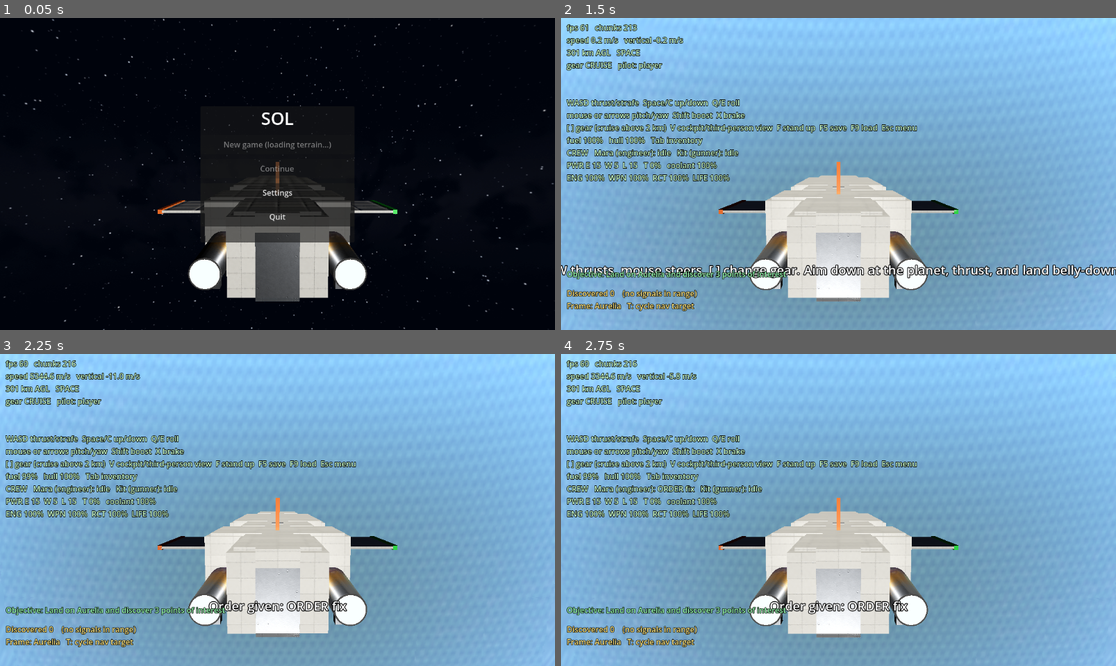
Above: before the commit, frames 1-4 (two rows, left to right).
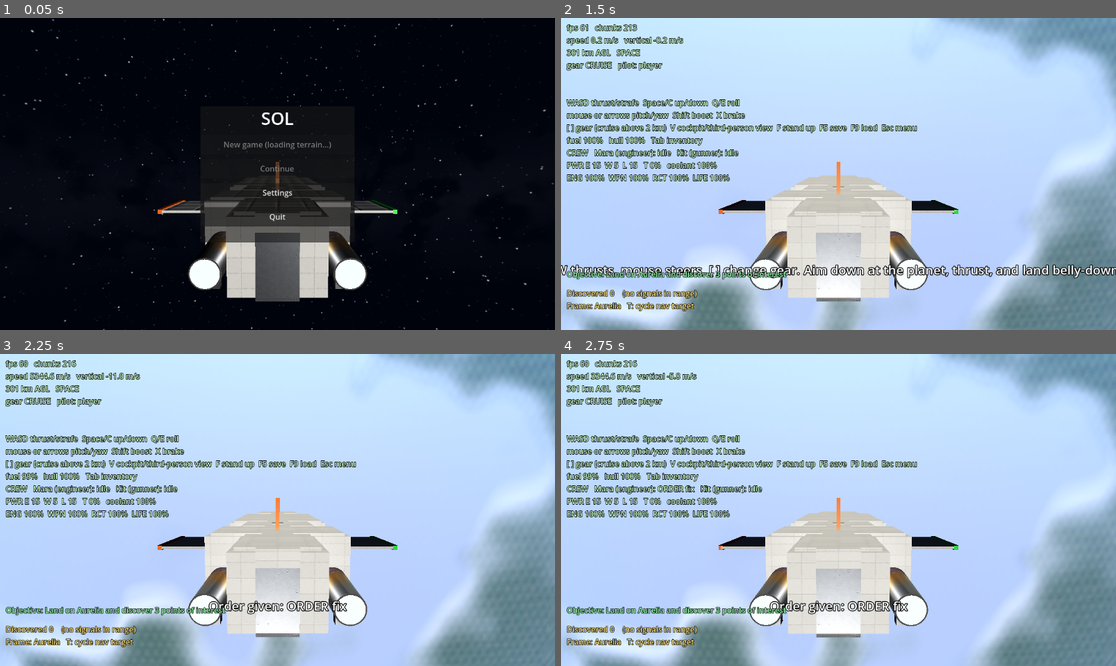
Above: after the commit, the same moments.

Repository: dryweather-2544/Sol
Game: Godot game, scene res://scenes/main.tscn
Two runs of this game, one before a commit and one after it. Both use one fixed random seed, a clock stepped at 60 frames per second and the inputs below.
Inputs (mouse positions are in pixels of both pictures, inside the frame that each line leads up to):
- Up to frame 1 (0.05 s): no input
- Up to frame 2 (1.5 s): tap Enter at 0.5 s; move the mouse to (960, 158) at 0.52 s; hold E (roll_right) 0.53-1.25 s; hold Shift (boost) 0.53-1.25 s; click (960, 158) at 0.67 s; click "New game" at 1.25 s
- Up to frame 3 (2.25 s): tap Space (move_up) at 2 s; move the mouse to (249, 510) at 2.02 s; hold ] (gear_up) from 2.03 s (still down); tap R (crew_fix) at 2.1 s
- Up to frame 4 (2.75 s): keep holding ] (gear_up)

Frame 1 is identical in both runs. In frame 2, 83% of the frame differs, in the area x 0-100%, y 0-100%; in frame 3, 84%; in frame 4, 84%.

Commit message:
Add a procedural cloud layer seen from orbit and high altitude
CloudShell draws a thin cloud sphere above each world that has clouds: 3D
value-noise weather (no texture, no poles or seams), contrast-stretched so
there is clear sky between systems, lit with a soft terminator and two
sun-ward samples for self-shadowing, drifting slowly. It fades out and is
discarded from inside the layer (in-cloud flying is a later step). Per-world
coverage, colour and altitude on BodyDef (Aurelia 0.42 white, Cinder thick
ochre, Verdant teal-white, airless worlds none); GameSettings.clouds is the
switch. Atmosphere sun intensity lowered to 16 so the planet is not washed out.

Co-Authored-By: Claude Sonnet 5.5 <noreply@anthropic.com>

Diff:
--- a/data/shaders/atmosphere_scatter.gdshader
+++ b/data/shaders/atmosphere_scatter.gdshader
@@ -20,7 +20,7 @@
 group_uniforms scattering;
 uniform float kr : hint_range(0.0, 0.02) = 0.0035;          // Rayleigh scattering coefficient
 uniform float km : hint_range(0.0, 0.02) = 0.001;           // Mie scattering coefficient
-uniform float sun_intensity : hint_range(0.0, 120.0) = 30.0;
+uniform float sun_intensity : hint_range(0.0, 120.0) = 16.0;
 uniform float g : hint_range(-1.0, 0.0) = -0.95;            // Mie phase asymmetry
 uniform float scale_depth : hint_range(0.01, 1.0) = 0.25;   // altitude fraction of average density
 uniform int num_samples : hint_range(1, 12) = 5;
--- /dev/null
+++ b/data/shaders/cloud_shell.gdshader
@@ -0,0 +1,102 @@
+// Sol original: a thin cloud layer on a shell sphere, seen from above it (orbit and high altitude). Procedural: the weather is 3D
+// value-noise fbm sampled at the unit direction of each pixel's point on the sphere, so it needs no texture, has no poles or seams,
+// and is identical for a planet and its scaled-down distant impostor.
+// Lit by the sun with a soft terminator, and self-shadowed by two noise samples taken toward the sun. From inside the layer this shell
+// is discarded and fades out near it (the in-atmosphere clouds are a later step).
+shader_type spatial;
+render_mode blend_mix, unshaded, depth_draw_never, cull_disabled;
+
+uniform vec3 sun_direction = vec3(0.0, 0.0, -1.0);   // direction the sunlight travels
+uniform vec4 cloud_color : source_color = vec4(1.0, 1.0, 1.0, 1.0);
+uniform vec4 shadow_color : source_color = vec4(0.45, 0.5, 0.6, 1.0); // colour of the underside / self-shadowed parts
+uniform float coverage : hint_range(0.0, 1.0) = 0.5;  // 0 = clear, 1 = overcast
+uniform float seed = 0.0;                              // per-world offset so every planet has its own weather
+uniform float drift = 0.0;                             // slow rotation of the weather, radians
+uniform float fade_band = 0.004;                       // shell-units above the shell over which the layer fades out when approached
+
+varying vec3 vertex_pos;
+
+float hash13(vec3 p) {
+	p = fract(p * 0.1031);
+	p += dot(p, p.zyx + 31.32);
+	return fract((p.x + p.y) * p.z);
+}
+
+float value_noise(vec3 p) {
+	vec3 cell = floor(p);
+	vec3 f = fract(p);
+	f = f * f * (3.0 - 2.0 * f);
+	float n000 = hash13(cell);
+	float n100 = hash13(cell + vec3(1.0, 0.0, 0.0));
+	float n010 = hash13(cell + vec3(0.0, 1.0, 0.0));
+	float n110 = hash13(cell + vec3(1.0, 1.0, 0.0));
+	float n001 = hash13(cell + vec3(0.0, 0.0, 1.0));
+	float n101 = hash13(cell + vec3(1.0, 0.0, 1.0));
+	float n011 = hash13(cell + vec3(0.0, 1.0, 1.0));
+	float n111 = hash13(cell + vec3(1.0, 1.0, 1.0));
+	return mix(mix(mix(n000, n100, f.x), mix(n010, n110, f.x), f.y), mix(mix(n001, n101, f.x), mix(n011, n111, f.x), f.y), f.z);
+}
+
+// Cloud density 0..1 at a unit direction: large weather systems modulated by finer structure.
+float cloud_density(vec3 direction) {
+	float c = cos(drift);
+	float s = sin(drift);
+	vec3 d = vec3(c * direction.x + s * direction.z, direction.y, -s * direction.x + c * direction.z);
+	vec3 p = d * 3.0 + vec3(seed * 17.31, seed * 5.77, seed * 11.13);
+	float weather = value_noise(p) * 0.55 + value_noise(p * 2.1) * 0.3 + value_noise(p * 4.3) * 0.15;
+	float detail = value_noise(p * 9.0) * 0.5 + value_noise(p * 18.0) * 0.3 + value_noise(p * 37.0) * 0.2;
+	float shape = weather * 0.7 + detail * 0.3;
+	// Summed value noise clumps around 0.5 (its variance shrinks with every octave), so stretch it: otherwise nearly every point is
+	// partly clouded and the layer reads as one flat sheet instead of separate systems with clear sky between them.
+	shape = clamp((shape - 0.5) * 2.6 + 0.5, 0.0, 1.0);
+	float threshold = 1.0 - coverage;
+	return smoothstep(threshold - 0.03, threshold + 0.15, shape);
+}
+
+void vertex() {
+	vertex_pos = VERTEX;
+	POSITION = PROJECTION_MATRIX * (MODELVIEW_MATRIX * vec4(VERTEX, 1.0)); // explicit, like the atmosphere shader
+}
+
+void fragment() {
+	float scale = length(MODEL_MATRIX[0].xyz);
+	vec3 camera_pos = (CAMERA_POSITION_WORLD - MODEL_MATRIX[3].xyz) / scale; // shell space: the cloud layer is the unit sphere
+	float camera_height = length(camera_pos);
+	if (camera_height < 1.0 || FRONT_FACING == false) {
+		discard; // only the outward-facing side, only from above
+	}
+	vec3 ray = normalize(vertex_pos - camera_pos);
+	// Exact hit on the unit sphere (the mesh is only a coarse cover), nearest point.
+	float b = dot(camera_pos, ray);
+	float discriminant = b * b - (camera_height * camera_height - 1.0);
+	if (discriminant <= 0.0) {
+		discard;
+	}
+	vec3 hit = camera_pos + ray * (-b - sqrt(discriminant));
+	vec3 normal = normalize(hit);
+
+	float density = cloud_density(normal);
+	if (density <= 0.002) {
+		discard;
+	}
+
+	vec3 to_sun = -normalize(sun_direction);
+	float facing = dot(normal, to_sun);
+	float daylight = smoothstep(-0.12, 0.35, facing);
+
+	// Self-shadow: how thick the cloud is a little way toward the sun (about 24 km and 60 km on Aurelia).
+	vec3 toward = normalize(to_sun - normal * facing + normal * 0.0001);
+	float step_angle = 0.004;
+	float thickness_a = cloud_density(normalize(normal + toward * step_angle));
+	float thickness_b = cloud_density(normalize(normal + toward * step_angle * 2.5));
+	float shadowing = clamp((thickness_a * 0.6 + thickness_b * 0.4) * density * 1.2, 0.0, 1.0);
+
+	vec3 lit = mix(cloud_color.rgb, shadow_color.rgb, shadowing * 0.85);
+	vec3 color = lit * (0.04 + 1.15 * daylight);
+	// Bright thin edges where the layer is wispy.
+	color += cloud_color.rgb * (1.0 - density) * daylight * 0.25;
+
+	float fade = smoothstep(1.0, 1.0 + fade_band, camera_height);
+	ALBEDO = color;
+	ALPHA = clamp(density * 0.95, 0.0, 1.0) * fade;
+}
--- a/scenes/main.gd
+++ b/scenes/main.gd
@@ -15,6 +15,7 @@
 var terrain: PlanetTerrain
 var impostors: BodyImpostors
 var atmosphere_shell: AtmosphereShell
+var cloud_shell: CloudShell
 var space_environment: SpaceEnvironment
 var player_source := PlayerPilotSource.new()
 var session: GameSession
@@ -107,6 +108,8 @@
 	add_child(overlay)
 	atmosphere_shell = AtmosphereShell.new()
 	add_child(atmosphere_shell)
+	cloud_shell = CloudShell.new()
+	add_child(cloud_shell)
 	impostors = BodyImpostors.new()
 	impostors.system = system
 	impostors.runtime = runtime
@@ -209,6 +212,14 @@
 		sun_direction = Vector3(here.x - to_star.x, here.y - to_star.y, here.z - to_star.z).normalized()
 	space_environment.set_sun_direction(sun_direction)
 	atmosphere_shell.visible = planet != null and planet.atmosphere_height > 0.0
+	var planet_centre := WorldPos.new(planet.frame_id, 0.0, 0.0, 0.0).to_local_vector3(terrain.render_origin) if planet != null and terrain != null else Vector3.ZERO
+	if atmosphere_shell.visible:
+		var cloud_body: BodyDef = system.bodies[runtime.active_frame]
+		cloud_shell.visible = GameSettings.instance().clouds and cloud_body.cloud_coverage > 0.0
+		if cloud_shell.visible:
+			cloud_shell.update_shell(planet.radius, cloud_body.cloud_altitude, planet_centre, sun_direction, cloud_body, runtime.time_seconds)
+	else:
+		cloud_shell.visible = false
 	if atmosphere_shell.visible:
 		var home_body: BodyDef = system.bodies[runtime.active_frame]
 		atmosphere_shell.update_shell(planet.radius, planet.atmosphere_height, WorldPos.new(planet.frame_id, 0.0, 0.0, 0.0).to_local_vector3(terrain.render_origin) if terrain != null else Vector3.ZERO, sun_direction, home_body.atmosphere_color)
--- a/src/core/game_settings.gd
+++ b/src/core/game_settings.gd
@@ -25,6 +25,8 @@
 var sample_audio := true
 ## Scattering atmosphere (data/shaders/atmosphere_scatter.gdshader) instead of the thin rim glow.
 var atmosphere_scattering := true
+## Cloud layer on worlds that have one (CloudShell).
+var clouds := true
 
 
 static func instance() -> GameSettings:
@@ -53,6 +55,7 @@
 	config.set_value("assets", "starfield", starfield)
 	config.set_value("assets", "sample_audio", sample_audio)
 	config.set_value("assets", "atmosphere_scattering", atmosphere_scattering)
+	config.set_value("assets", "clouds", clouds)
 	var error := config.save(path)
 	return "" if error == OK else "could not save settings (error %d)" % error
 
@@ -74,3 +77,4 @@
 	starfield = bool(config.get_value("assets", "starfield", starfield))
 	sample_audio = bool(config.get_value("assets", "sample_audio", sample_audio))
 	atmosphere_scattering = bool(config.get_value("assets", "atmosphere_scattering", atmosphere_scattering))
+	clouds = bool(config.get_value("assets", "clouds", clouds))
--- /dev/null
+++ b/src/planet/cloud_shell.gd
@@ -0,0 +1,44 @@
+class_name CloudShell
+extends MeshInstance3D
+## A planet's cloud layer seen from above (orbit and high altitude), on a sphere just outside the surface. The weather is procedural
+## (data/shaders/cloud_shell.gdshader). Hidden from inside the layer: the clouds you fly through are a later step.
+
+const SHADER := "res://data/shaders/cloud_shell.gdshader"
+## Seconds per full turn of the weather relative to the ground (slow drift, so clouds visibly move over minutes in orbit).
+const DRIFT_PERIOD_SECONDS := 20000.0
+
+var _material := ShaderMaterial.new()
+
+
+func _init() -> void:
+	name = "CloudShell"
+	var sphere := SphereMesh.new()
+	sphere.radius = 1.0
+	sphere.height = 2.0
+	sphere.radial_segments = 128 # only coverage: the shader finds the exact sphere
+	sphere.rings = 64
+	mesh = sphere
+	_material.shader = load(SHADER)
+	_material.render_priority = -1 # before the atmosphere shell (priority 0), so haze draws over the clouds
+	material_override = _material
+	cast_shadow = GeometryInstance3D.SHADOW_CASTING_SETTING_OFF
+	extra_cull_margin = 16384.0
+
+
+## planet_radius and cloud_altitude in metres (or any one unit, scaled together). centre: render-space position of the planet centre.
+func update_shell(planet_radius: float, cloud_altitude: float, centre: Vector3, sun_direction: Vector3, body: BodyDef, game_seconds: float) -> void:
+	position = centre
+	var shell_radius := planet_radius + cloud_altitude
+	scale = Vector3.ONE * shell_radius
+	_material.set_shader_parameter("sun_direction", sun_direction)
+	_material.set_shader_parameter("cloud_color", body.cloud_color)
+	_material.set_shader_parameter("shadow_color", body.cloud_color.darkened(0.45).lerp(body.atmosphere_color, 0.25))
+	_material.set_shader_parameter("coverage", body.cloud_coverage)
+	_material.set_shader_parameter("seed", seed_for(body.id))
+	_material.set_shader_parameter("drift", fposmod(game_seconds / DRIFT_PERIOD_SECONDS, 1.0) * TAU)
+	_material.set_shader_parameter("fade_band", 2.0 * cloud_altitude / shell_radius)
+
+
+## A stable small number per world, so every planet has its own weather and a saved game sees the same sky.
+static func seed_for(body_id: StringName) -> float:
+	return float(String(body_id).hash() % 1000) * 0.013
--- a/src/world/body_def.gd
+++ b/src/world/body_def.gd
@@ -29,3 +29,7 @@
 ## Distance within which this body's own frame takes over (research PRC-01: 10 x radius).
 func sphere_of_influence() -> float:
 	return radius * 10.0
+## Cloud layer: coverage 0 = none (airless worlds), up to 1 = overcast; altitude in metres above the surface.
+var cloud_coverage := 0.0
+var cloud_color := Color(1.0, 1.0, 1.0)
+var cloud_altitude := 10000.0
--- a/src/world/body_impostors.gd
+++ b/src/world/body_impostors.gd
@@ -14,6 +14,7 @@
 
 var _nodes := {} # body id -> MeshInstance3D
 var _shells := {} # body id -> AtmosphereShell (only for worlds with an atmosphere)
+var _cloud_shells := {} # body id -> CloudShell (only for worlds with clouds)
 
 
 func _ready() -> void:
@@ -39,6 +40,10 @@
 			var shell := AtmosphereShell.new()
 			add_child(shell)
 			_shells[body_id] = shell
+			if body.cloud_coverage > 0.0:
+				var clouds := CloudShell.new()
+				add_child(clouds)
+				_cloud_shells[body_id] = clouds
 
 
 func _process(_delta: float) -> void:
@@ -50,6 +55,8 @@
 		node.visible = body_id != runtime.active_frame
 		if _shells.has(body_id):
 			(_shells[body_id] as Node3D).visible = node.visible
+		if _cloud_shells.has(body_id):
+			(_cloud_shells[body_id] as Node3D).visible = node.visible and GameSettings.instance().clouds
 		if not node.visible:
 			continue
 		var center := system.body_position(body_id, runtime.time_seconds)
@@ -71,3 +78,5 @@
 		return
 	var sun := system.sun_direction_in_frame(runtime.active_frame, runtime.time_seconds) if runtime.active_frame != StarSystem.SYSTEM_FRAME else Vector3(0, 0, -1)
 	(_shells[body_id] as AtmosphereShell).update_shell(body.radius * scale_factor, body.atmosphere_height * scale_factor, centre, sun, body.atmosphere_color)
+	if _cloud_shells.has(body_id):
+		(_cloud_shells[body_id] as CloudShell).update_shell(body.radius * scale_factor, body.cloud_altitude * scale_factor, centre, sun, body, runtime.time_seconds)
--- a/src/world/star_system.gd
+++ b/src/world/star_system.gd
@@ -35,6 +35,7 @@
 	home.spin_period = 6000.0
 	home.terrain_profile = TerrainProfile.new()
 	home.color = Color(0.4, 0.55, 0.35)
+	home.cloud_coverage = 0.42
 	system.bodies[home.id] = home
 
 	var moon := BodyDef.new()
@@ -74,6 +75,9 @@
 	inner.terrain_profile = _profile(4242, 4.2e6, 1800.0, 4800.0, 10.0, 2.0)
 	inner.color = Color(0.75, 0.35, 0.2)
 	inner.atmosphere_color = Color(0.95, 0.5, 0.22) # thin toxic haze: scatters orange
+	inner.cloud_coverage = 0.75 # a thick ochre deck
+	inner.cloud_color = Color(0.85, 0.66, 0.45)
+	inner.cloud_altitude = 6000.0
 	inner.terrain_profile.palette_low = Color(0.55, 0.25, 0.15)
 	inner.terrain_profile.palette_mid = Color(0.7, 0.4, 0.2)
 	inner.terrain_profile.palette_high = Color(0.35, 0.25, 0.22)
@@ -93,6 +97,9 @@
 	outer.terrain_profile = _profile(9090, 8.5e6, 2000.0, 3000.0, 9.0, 1.8)
 	outer.color = Color(0.3, 0.5, 0.65)
 	outer.atmosphere_color = Color(0.4, 0.8, 0.85) # teal
+	outer.cloud_coverage = 0.4
+	outer.cloud_color = Color(0.95, 1.0, 1.0)
+	outer.cloud_altitude = 12000.0
 	outer.terrain_profile.palette_low = Color(0.15, 0.4, 0.3)
 	outer.terrain_profile.palette_mid = Color(0.3, 0.55, 0.35)
 	outer.terrain_profile.palette_high = Color(0.5, 0.5, 0.45)
--- /dev/null
+++ b/tests/unit/cloud_shell_test.gd
@@ -0,0 +1,32 @@
+extends "res://tests/test_case.gd"
+## The cloud shell: sized to the surface plus the cloud altitude, per-world weather, and which worlds have clouds at all.
+
+
+func test_shell_is_sized_to_planet_plus_cloud_altitude() -> void:
+	var body := BodyDef.new()
+	body.id = &"planet"
+	body.cloud_coverage = 0.5
+	var shell := CloudShell.new()
+	shell.update_shell(6.0e6, 10000.0, Vector3(1, 2, 3), Vector3(0, 0, -1), body, 0.0)
+	assert_near(shell.scale.x, 6.01e6, 1.0, "radius = planet + cloud altitude")
+	assert_eq(shell.position, Vector3(1, 2, 3), "centred on the planet")
+	var material := shell.material_override as ShaderMaterial
+	assert_near(material.get_shader_parameter("coverage"), 0.5, 1.0e-6, "the world's coverage reaches the shader")
+	assert_near(material.get_shader_parameter("fade_band"), 2.0 * 10000.0 / 6.01e6, 1.0e-9, "fade band is two cloud altitudes, in shell units")
+	shell.free()
+
+
+func test_each_world_gets_its_own_stable_weather_seed() -> void:
+	assert_eq(CloudShell.seed_for(&"planet"), CloudShell.seed_for(&"planet"), "the same world always gets the same seed")
+	assert_true(CloudShell.seed_for(&"planet") != CloudShell.seed_for(&"cinder"), "different worlds differ")
+	assert_true(CloudShell.seed_for(&"planet") != CloudShell.seed_for(&"verdant"), "different worlds differ")
+
+
+func test_which_worlds_have_clouds() -> void:
+	var system := StarSystem.default_system()
+	assert_true((system.bodies[&"planet"] as BodyDef).cloud_coverage > 0.0, "Aurelia has clouds")
+	assert_true((system.bodies[&"cinder"] as BodyDef).cloud_coverage > (system.bodies[&"planet"] as BodyDef).cloud_coverage, "Cinder's deck is thicker")
+	assert_true((system.bodies[&"verdant"] as BodyDef).cloud_coverage > 0.0, "Verdant has clouds")
+	for airless in [&"selene", &"pebble"]:
+		assert_eq((system.bodies[airless] as BodyDef).cloud_coverage, 0.0, "%s is airless and cloudless" % airless)
+		assert_eq((system.bodies[airless] as BodyDef).atmosphere_height, 0.0, "%s has no atmosphere" % airless)
--- a/tools/interior_perf.gd
+++ b/tools/interior_perf.gd
@@ -14,6 +14,7 @@
 		var settings := GameSettings.instance()
 		settings.asset_materials = false
 		settings.atmosphere_scattering = false
+		settings.clouds = false
 		settings.decals = false
 		settings.terrain_detail = false
 		settings.starfield = false
--- a/tools/perf_run.gd
+++ b/tools/perf_run.gd
@@ -36,6 +36,7 @@
 		var settings := GameSettings.instance()
 		settings.asset_materials = false
 		settings.atmosphere_scattering = false
+		settings.clouds = false
 		settings.decals = false
 		settings.terrain_detail = false
 		settings.starfield = false
--- a/tools/screenshot.gd
+++ b/tools/screenshot.gd
@@ -23,6 +23,7 @@
 		var settings := GameSettings.instance()
 		settings.asset_materials = false
 		settings.atmosphere_scattering = false
+		settings.clouds = false
 		settings.decals = false
 		settings.terrain_detail = false
 		settings.starfield = false
Not shown, added: data/shaders/cloud_shell.gdshader.uid
Not shown, added: src/planet/cloud_shell.gd.uid
Not shown, added: tests/unit/cloud_shell_test.gd.uid
